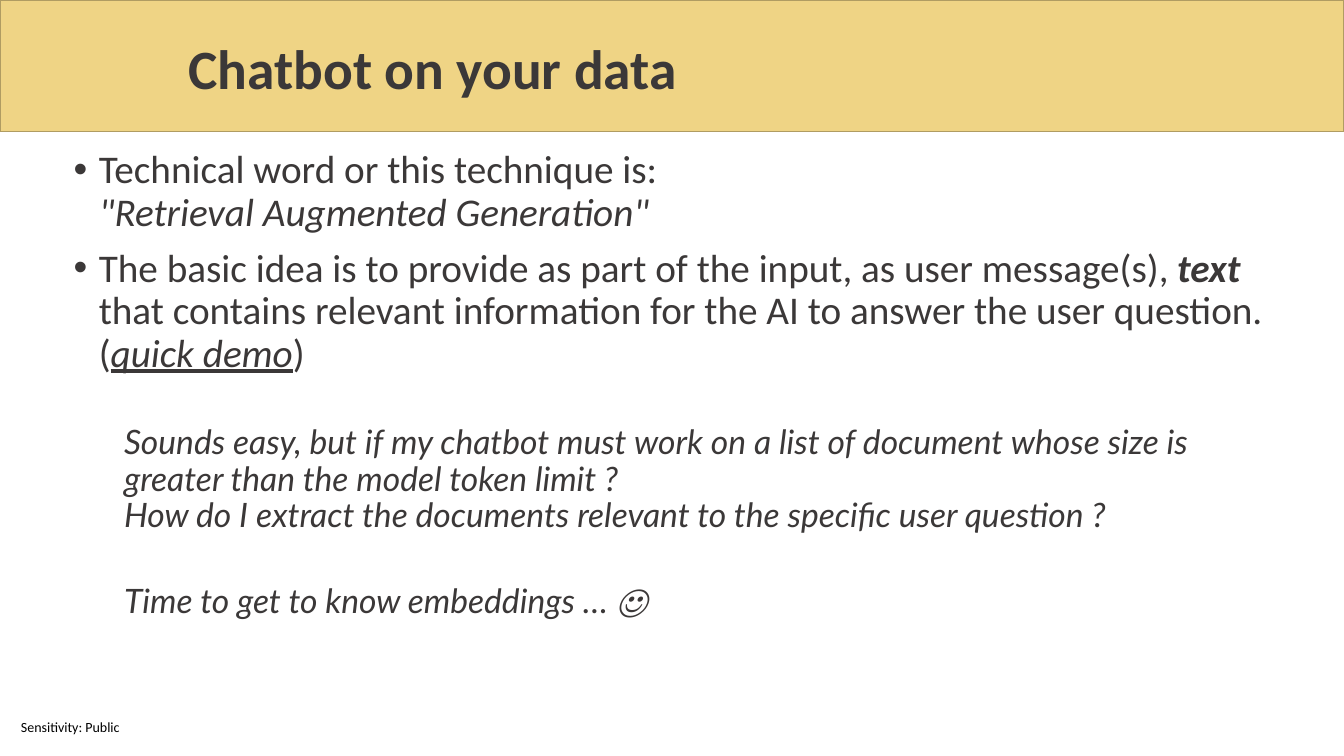
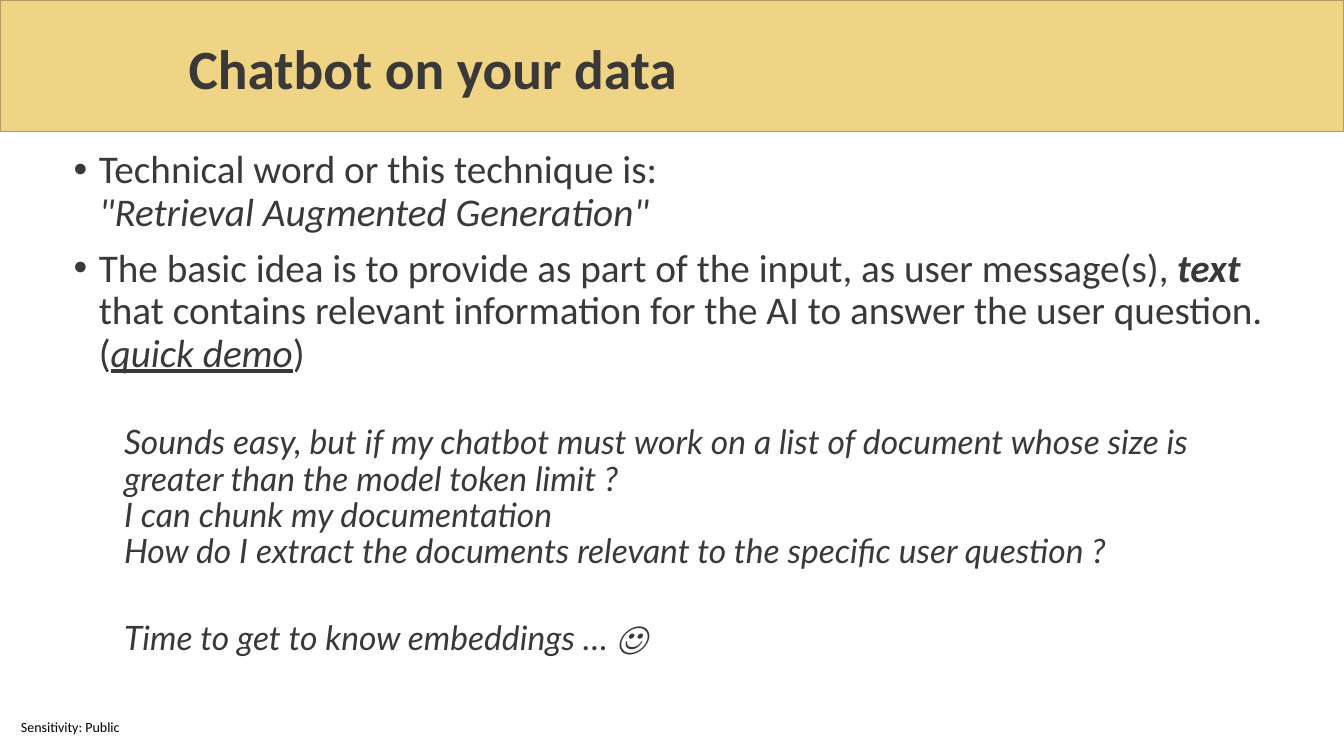
Before and after one commit to sabbadino/AzureDay2023Torino, a slide deck: slide 12 of sessions/room1_15_30/azure-day-ChatBot.pptx. Drawn at 1344x756 pixels with LibreOffice and Linux fonts; fonts in the diff are those of the drawing; background and template pictures are left out. Boxes give left, top, right and bottom in pixels: in the first picture for what was removed or moved away, otherwise in the second. Text is boxed around its words. In the diff, an @@ line names an element or a change of style, - is before the commit and + after.

Commit message:
update slides

```diff
--- a/sessions/room1_15_30/azure-day-ChatBot.pptx
+++ b/sessions/room1_15_30/azure-day-ChatBot.pptx
@@ text at [124, 429, 1188, 569]: text changed @@
-  Sounds easy, but if my chatbot must work on a list of document whose size is greater than the model token limit ?
-  How do I extract the documents relevant to the specific user question ?
+  Sounds easy, but if my chatbot must work on a list of document whose size is greater than the model token limit ?
+  I can chunk my documentation
+  How do I extract the documents relevant to the specific user question ?
```
Also in this commit, not shown: 1 other slide changed.
